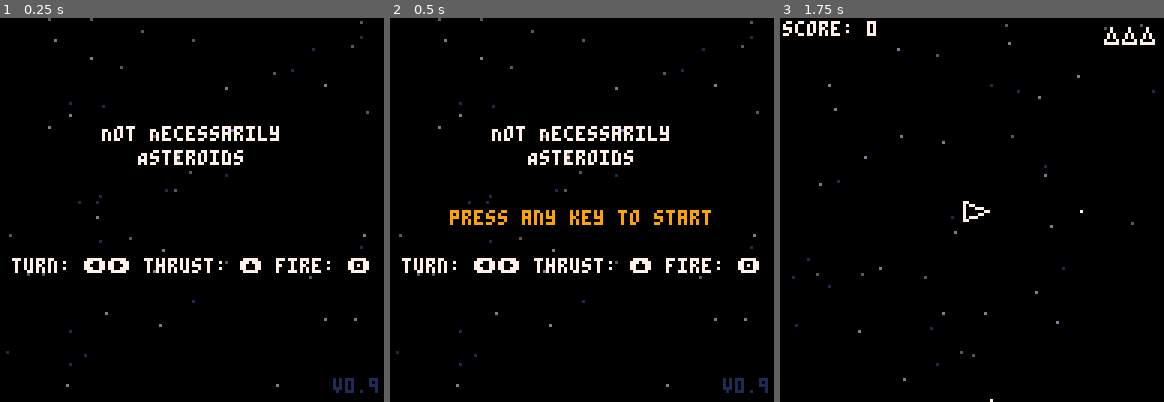
Above: before the commit, frames 1-3 (left to right).
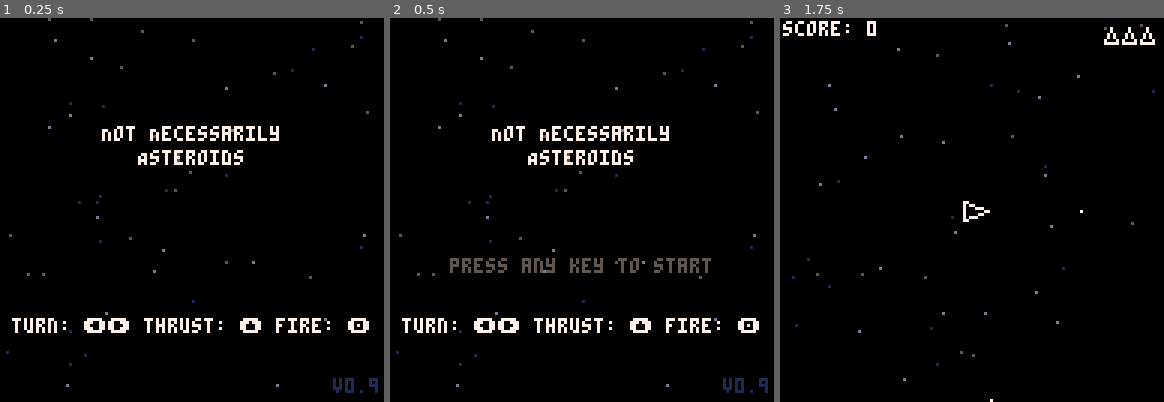
Above: after the commit, the same moments.

Repository: spencersokol/asteroids
Game: PICO-8 cartridge demo.p8
The game is run twice, just before and just after one commit, with the same random seed, the same clock (stepped at 60 frames per second) and the same inputs.
Inputs:
- Up to frame 1 (0.25 s): no input
- Up to frame 2 (0.5 s): tap O (Z key) at 0.33 s
- Up to frame 3 (1.75 s): tap O (Z key) at 0.7, 1.43 s; tap X (X key) at 1.07 s

The runs differ from the first frame. In frame 1, 2.8% of the frame differs, in the area x 3-97%, y 62-83%; in frame 2, 4.5%, in the area x 3-97%, y 50-83%; in frame 3, nothing differs.

Commit message:
Add instructions to title/game over screen

Diff:
--- a/src/scenes/game.lua
+++ b/src/scenes/game.lua
@@ -120,7 +120,7 @@
             lose_life(_ENV)
         end
 
-        if (#ships == 0) and btnp(5) then
+        if ((#ships == 0) and (btnp(❎) or btnp(🅾️))) then
             scene:load(title)
         end
 
@@ -166,9 +166,10 @@
         if (#ships == 0) then
 
             print("\#0game over", 50, 64, 7)
+            cprint("press any key to continue", 64, 74, blink())
 
             if (newhighscore) then
-                cprint("new high score!", 64, 80, 9)
+                cprint("new high score!", 64, 20, 9)
             end
 
         end
--- a/src/scenes/title.lua
+++ b/src/scenes/title.lua
@@ -38,19 +38,18 @@
             e:draw()
         end
 
+        if (highscore > 0) then
+            cprint("high score: " .. tostr(highscore), 64, 4, 2)
+        end
+
         cprint("Not Necessarily", 64, 36, 7)
         cprint("Asteroids", 64, 44, 7)
 
         if (frames > 15) then
-            cprint("press any key to start", 64, 64, 9)
+            cprint("press any key to start", 64, 80, blink())
         end
 
-        cprint("turn: ⬅️➡️ thrust: ⬆️ fire: 🅾️", 56, 80, 7)
-
-        if (highscore > 0) then
-            cprint("high score:", 64, 108, 2)
-            cprint(highscore, 64, 116, 2)
-        end
+        cprint("turn: ⬅️➡️ thrust: ⬆️ fire: 🅾️", 56, 100, 7)
 
         print("v" .. version, 127 - ((#version + 1) * 4), 120, 1)
 
--- a/src/utils/text.lua
+++ b/src/utils/text.lua
@@ -1,3 +1,16 @@
+_g.blink_counter = 1
+
 function cprint(txt, x, y, c)
-    print(txt, x - (#tostr(txt) * 2), y, c)
+    print(txt, x - #tostr(txt) * 2, y, c)
 end
+
+function blink()
+
+    local pattern = {5,5,5,5,5,5,5,5,5,5,5,6,6,6,6,7,7,6,6,6,6,5}
+
+    _g.blink_counter += 1
+
+    if (_g.blink_counter > #pattern) _g.blink_counter = 1
+
+    return pattern[_g.blink_counter]
+end
Not shown, changed: README.md
